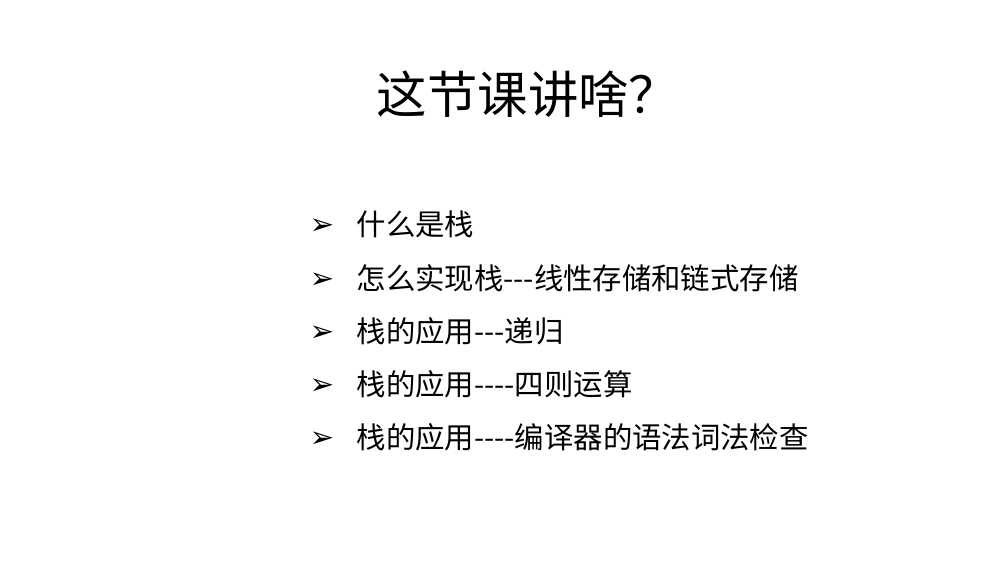
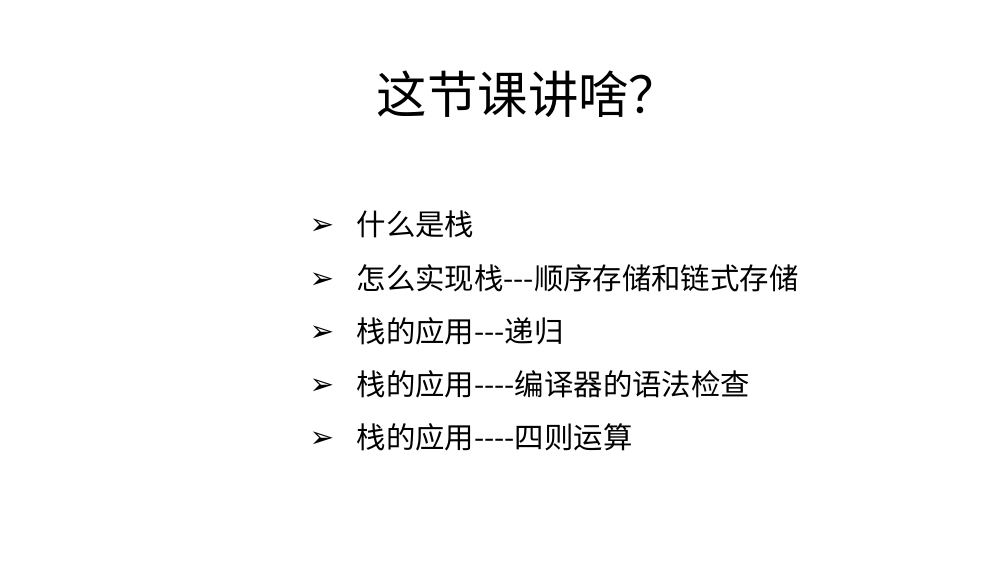
Before and after one commit to zjyesir/hmc_data_structure, a slide deck: slide 2 of ppt/3.1栈.pptx. Drawn at 1008x567 pixels with LibreOffice and Linux fonts; fonts in the diff are those of the drawing; background and template pictures are left out. Boxes give left, top, right and bottom in pixels: in the first picture for what was removed or moved away, otherwise in the second. Text is boxed around its words. In the diff, an @@ line names an element or a change of style, - is before the commit and + after.

```diff
--- a/ppt/3.1栈.pptx
+++ b/ppt/3.1栈.pptx
@@ text at [357, 264, 799, 292]: text changed @@
-➢ 怎么实现栈---线性存储和链式存储
+➢ 怎么实现栈---顺序存储和链式存储
@@ text at [357, 370, 750, 398]: paragraph added @@
+➢ 栈的应用----编译器的语法检查
@@ text at [357, 423, 809, 451]: paragraph removed @@
-➢ 栈的应用----编译器的语法词法检查
```
Also in this commit, not shown: 4 other slides changed, 19 slides added, 4 slides removed, 11 other files.
